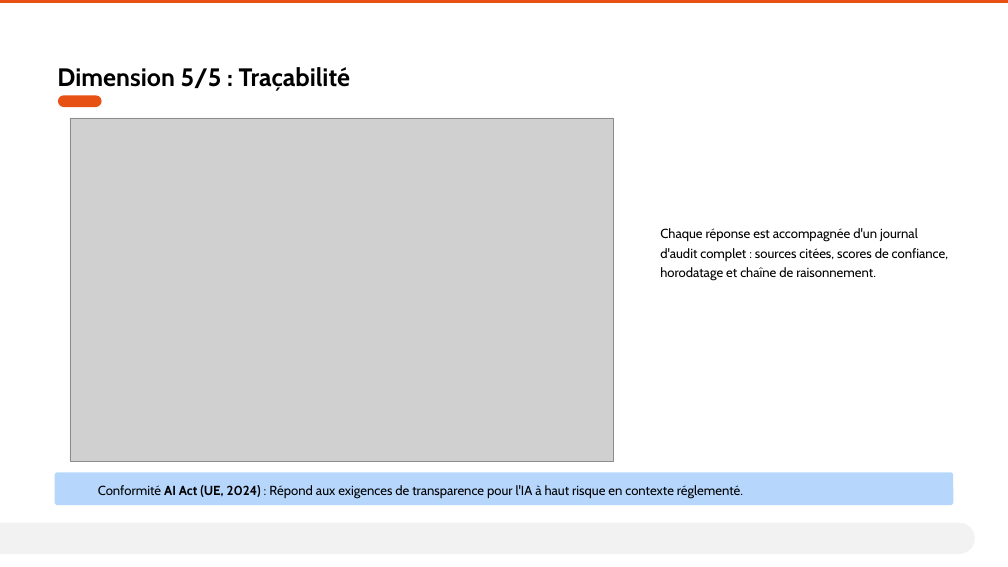
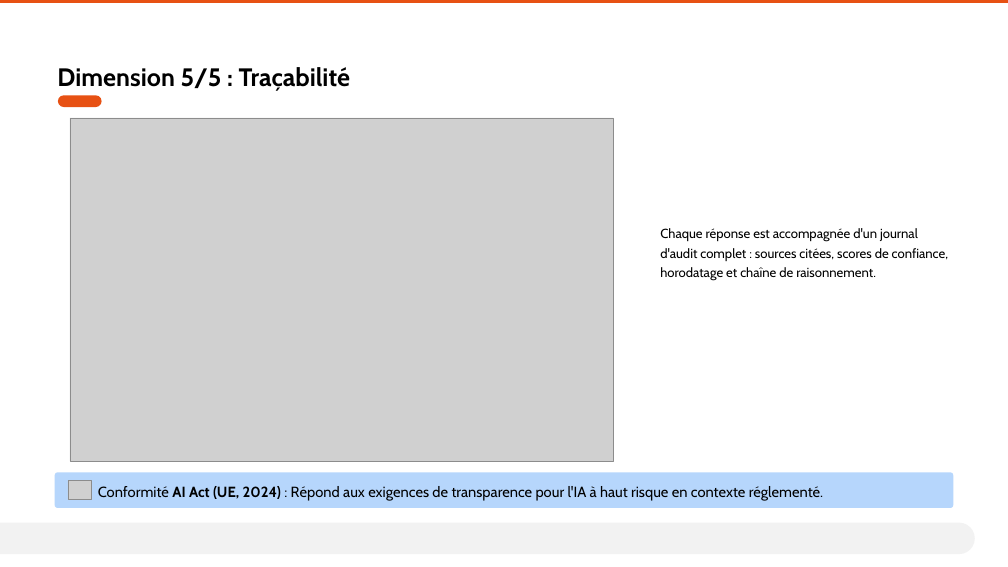
Before and after one commit to AurelienLELEU/memoire, a slide deck: slide 11 of Évaluer la cohérence et la fiabilité d'un système RAG en contexte industriel critique.pptx. Drawn at 1008x567 pixels with LibreOffice and Linux fonts; fonts in the diff are those of the drawing; grey boxes stand for pictures; background and template pictures are left out. Boxes give left, top, right and bottom in pixels: in the first picture for what was removed or moved away, otherwise in the second. Text is boxed around its words. In the diff, an @@ line names an element or a change of style, - is before the commit and + after.

```diff
--- a/Évaluer la cohérence et la fiabilité d'un système RAG en contexte industriel critique.pptx
+++ b/Évaluer la cohérence et la fiabilité d'un système RAG en contexte industriel critique.pptx
@@ text "Conformité AI Act (UE, 2024) ..." at bbox=[98, 486, 823, 501]: size 12.5 to 14 pt @@
@@ picture added at bbox=[68, 481, 91, 500] @@
```
Also in this commit, not shown: 5 other slides changed, 1 other file.
